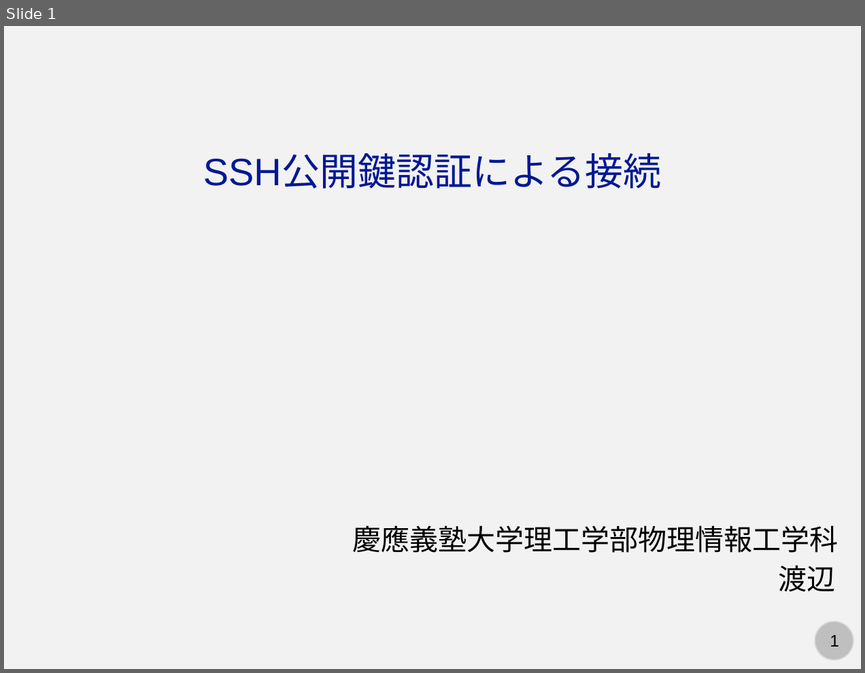
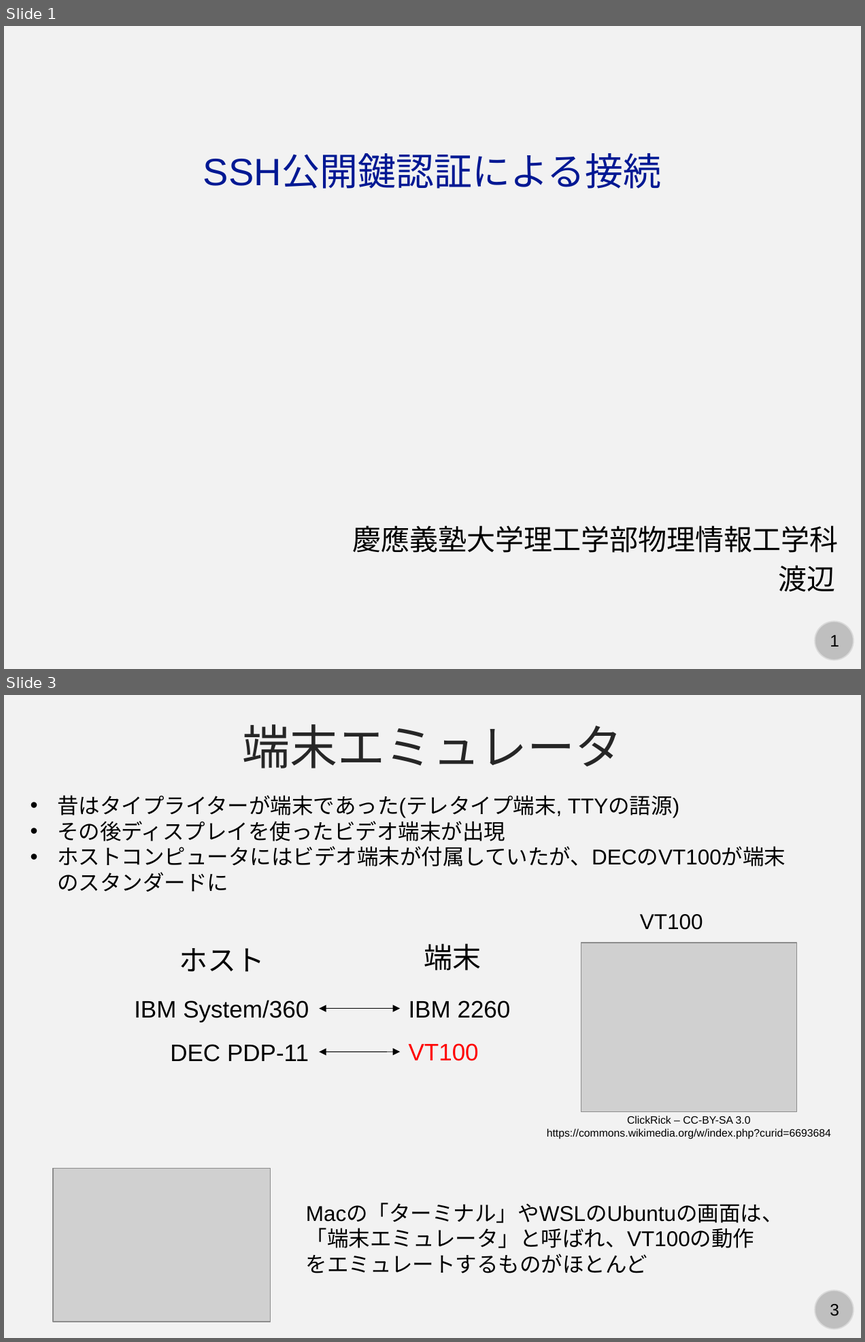
Before and after one commit to kaityo256/lab_startup, a slide deck: ssh/ssh.pptx. Shown one above the other, each under a label of ours: slide 1 before the commit, slides 1 and 3 after it; the slides between them are not shown. The pictures are 865x673 and 865x1342 pixels, drawn with LibreOffice and Linux fonts; fonts in the diff are those of the drawing; grey boxes stand for pictures. Boxes give left, top, right and bottom in pixels: in the first picture for what was removed or moved away, otherwise in the second. Text is boxed around its words. In the diff, an @@ line names an element or a change of style, - is before the commit and + after.

```diff
--- a/ssh/ssh.pptx
+++ b/ssh/ssh.pptx
@@ slide 3 added at (4, 695, 861, 1338), background #F2F2F2; not listed: 2 template elements that a slide beside it also shows @@
@@ text added at (243, 724, 622, 768), 40 pt, text #262626 @@
+端末エミュレータ
@@ text added at (57, 795, 785, 866), 18 pt, text #000000 @@
+• 昔はタイプライターが端末であった(テレタイプ端末, TTYの語源)
+• その後ディスプレイを使ったビデオ端末が出現
+• ホストコンピュータにはビデオ端末が付属していたが、DECのVT100が端末のスタンダードに
@@ text added at (640, 914, 703, 930), 18 pt, text #000000 @@
+VT100
@@ text added at (179, 948, 264, 972), 24 pt, text #000000 @@
+ホスト
@@ text added at (424, 943, 481, 970), 24 pt, text #000000 @@
+端末
@@ picture added at (581, 943, 797, 1111) @@
@@ text added at (134, 1000, 309, 1022), 20 pt, text #000000 @@
+IBM System/360
@@ text added at (409, 1000, 511, 1018), 20 pt, text #000000 @@
+IBM 2260
@@ double arrow added from (320, 1008) to (400, 1008), #000000 0.5 pt @@
@@ text added at (170, 1044, 309, 1062), 20 pt, text #000000 @@
+DEC PDP-11
@@ double arrow added from (320, 1051) to (400, 1051), #000000 0.5 pt @@
@@ text added at (409, 1043, 479, 1061), 20 pt, text #FF0000 @@
+VT100
@@ text added at (547, 1115, 831, 1139), 9 pt, text #000000 @@
+ClickRick – CC-BY-SA 3.0
+https://commons.wikimedia.org/w/index.php?curid=6693684
@@ picture added at (53, 1168, 271, 1321) @@
@@ text added at (306, 1204, 783, 1248), 18 pt, text #000000 @@
+Macの「ターミナル」やWSLのUbuntuの画面は、「端末エミュレータ」と呼ばれ、VT100の動作をエミュレートするものがほとんど
```
Also in this commit, not shown: 3 other slides added.
